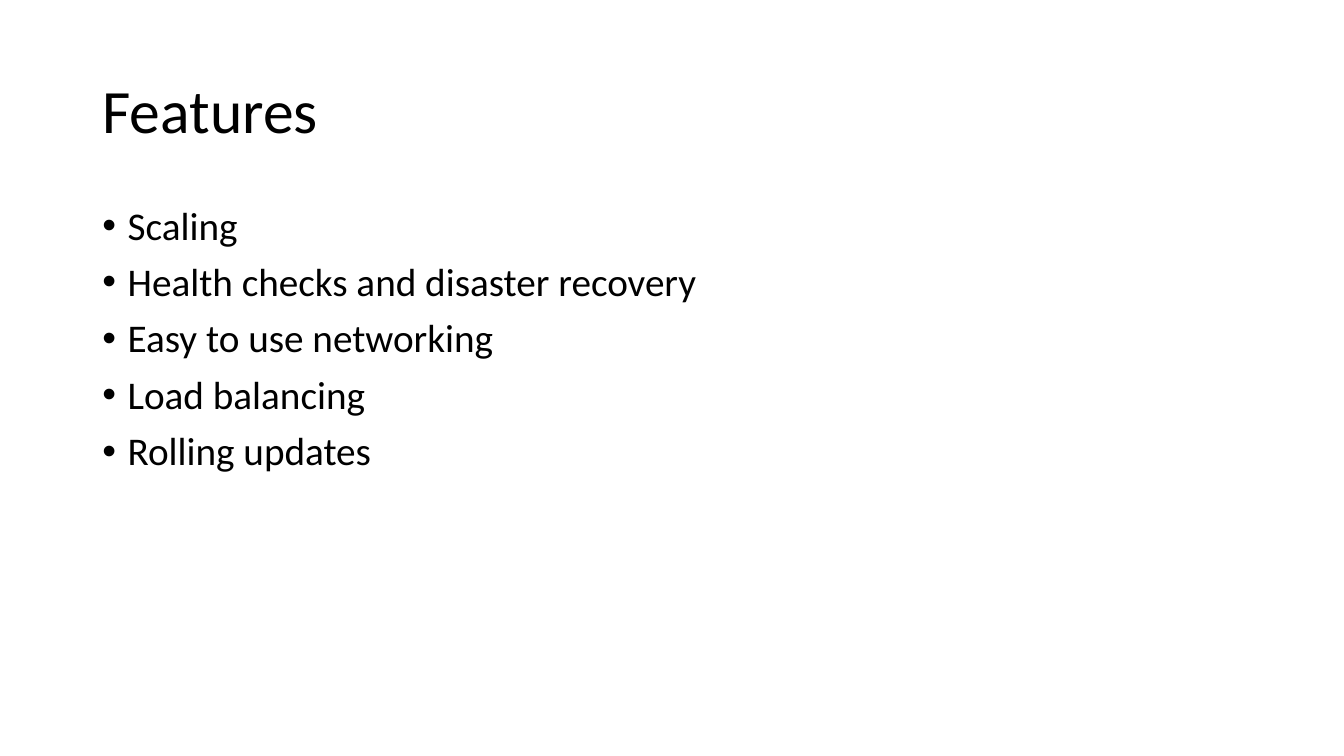
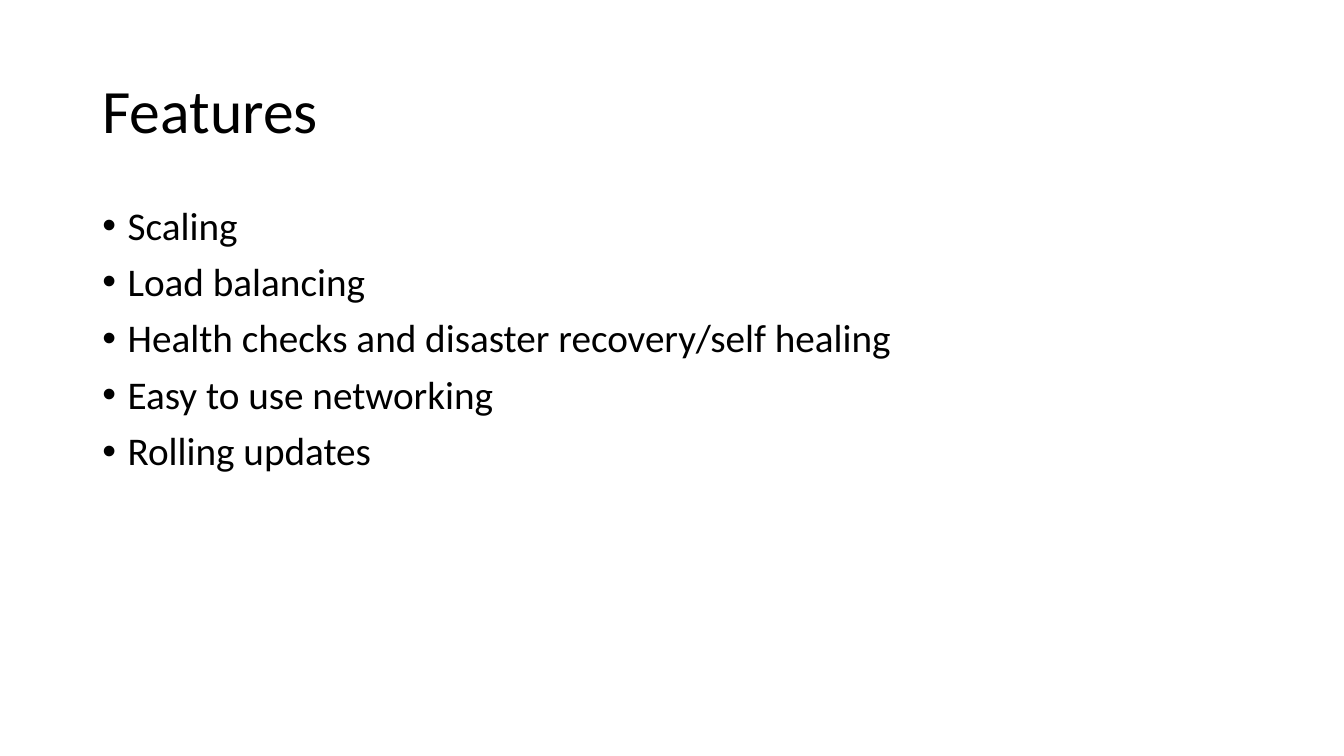
Before and after one commit to agsimeonov/docker-intro-presentation, a slide deck: slide 22 of docker-intro-presentation.pptx (slide 21 before the commit). Drawn at 1344x756 pixels with LibreOffice and Linux fonts; fonts in the diff are those of the drawing. Boxes give left, top, right and bottom in pixels: in the first picture for what was removed or moved away, otherwise in the second. Text is boxed around its words. In the diff, an @@ line names an element or a change of style, - is before the commit and + after.

Commit message:
Healthchecks

```diff
--- a/docker-intro-presentation.pptx
+++ b/docker-intro-presentation.pptx
@@ text at <box>128,268,891,359</box>: text changed @@
-• Health checks and disaster recovery
+• Load balancing
+• Health checks and disaster recovery/self healing
@@ text at <box>128,381,365,416</box>: paragraph removed @@
-• Load balancing
```
Also in this commit, not shown: 5 other slides changed, 4 slides added, 3 slides removed, 5 other files.
